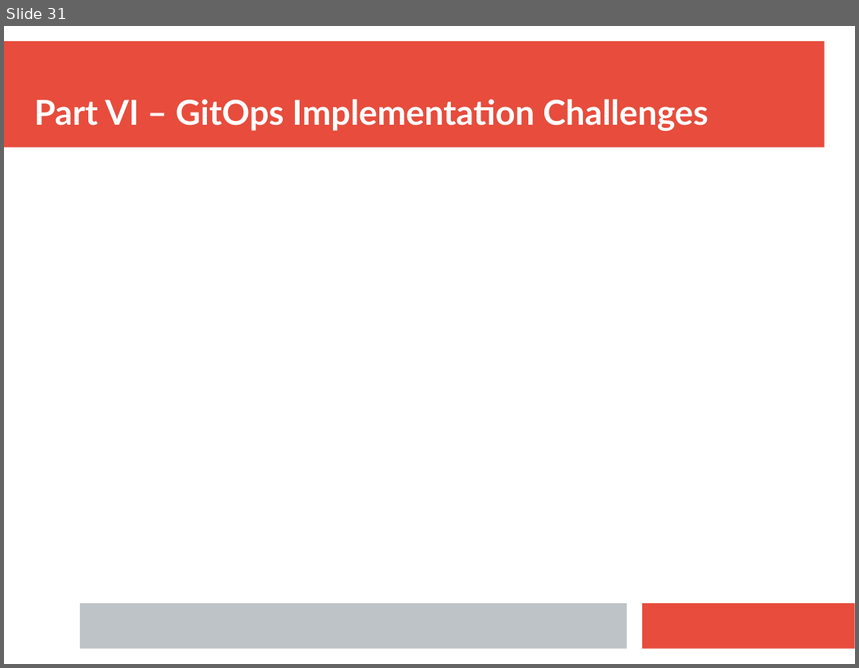
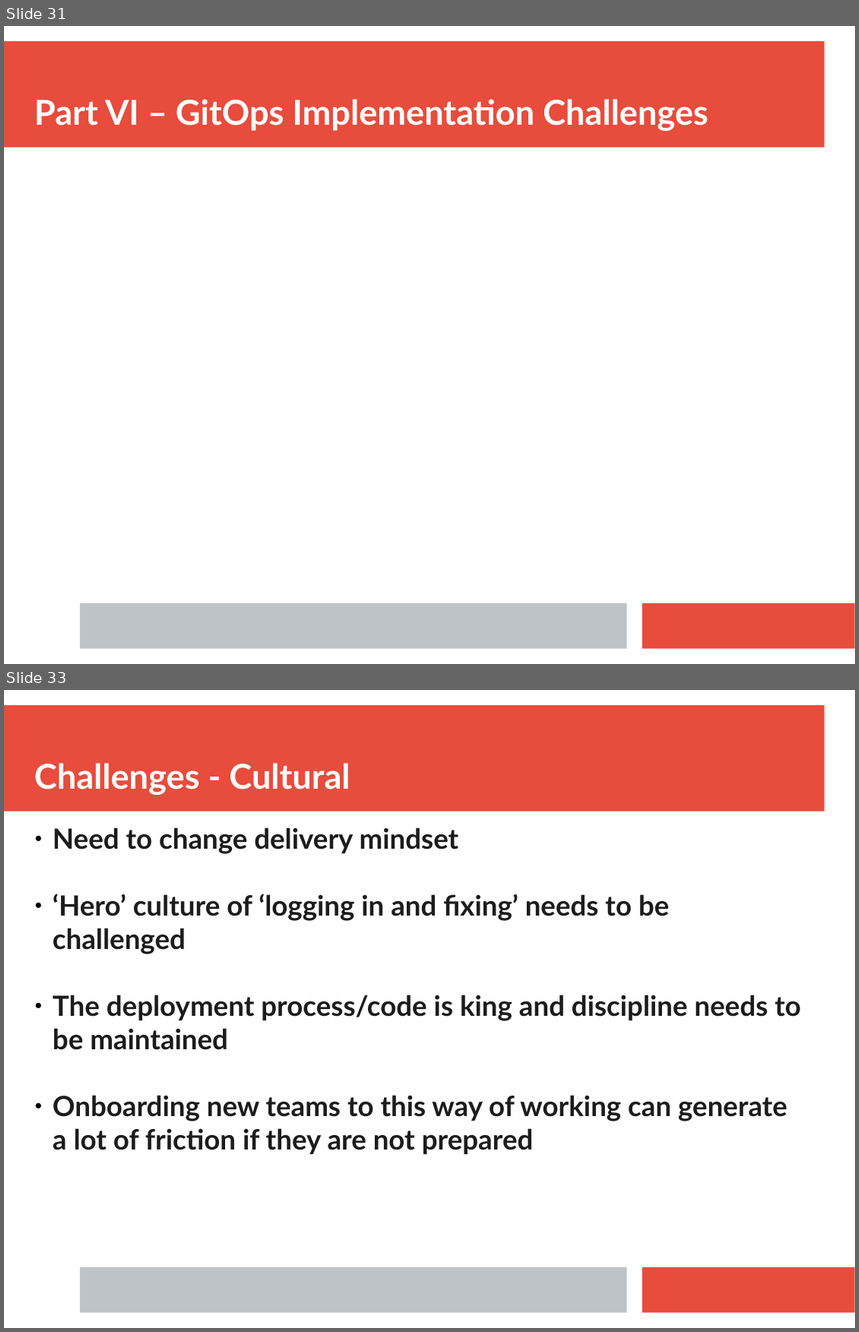
Before and after one commit to ianmiell/gitops-first-steps, a slide deck: slides/gitops_first_steps.pptx. Shown one above the other, each under a label of ours: slide 31 before the commit, slides 31 and 33 after it; the slides between them are not shown. The pictures are 859x668 and 859x1332 pixels, drawn with LibreOffice and Linux fonts; fonts in the diff are those of the drawing. Boxes give left, top, right and bottom in pixels: in the first picture for what was removed or moved away, otherwise in the second. Text is boxed around its words. In the diff, an @@ line names an element or a change of style, - is before the commit and + after.

```diff
--- a/slides/gitops_first_steps.pptx
+++ b/slides/gitops_first_steps.pptx
@@ slide 33 added at (x1=4, y1=690, x2=855, y2=1328), background #FFFFFF; not listed: 3 template elements that a slide beside it also shows @@
@@ text added at (x1=34, y1=763, x2=350, y2=795), 32 pt, text #FFFFFF, bold @@
+Challenges - Cultural
@@ text added at (x1=53, y1=828, x2=801, y2=1154), 26 pt, text #1C1C1C, bold @@
+● Need to change delivery mindset
+● ‘Hero’ culture of ‘logging in and fixing’ needs to be challenged
+● The deployment process/code is king and discipline needs to be maintained
+● Onboarding new teams to this way of working can generate a lot of friction if they are not prepared
```
Also in this commit, not shown: 2 slides changed, 6 other slides added, 2 slides removed.
